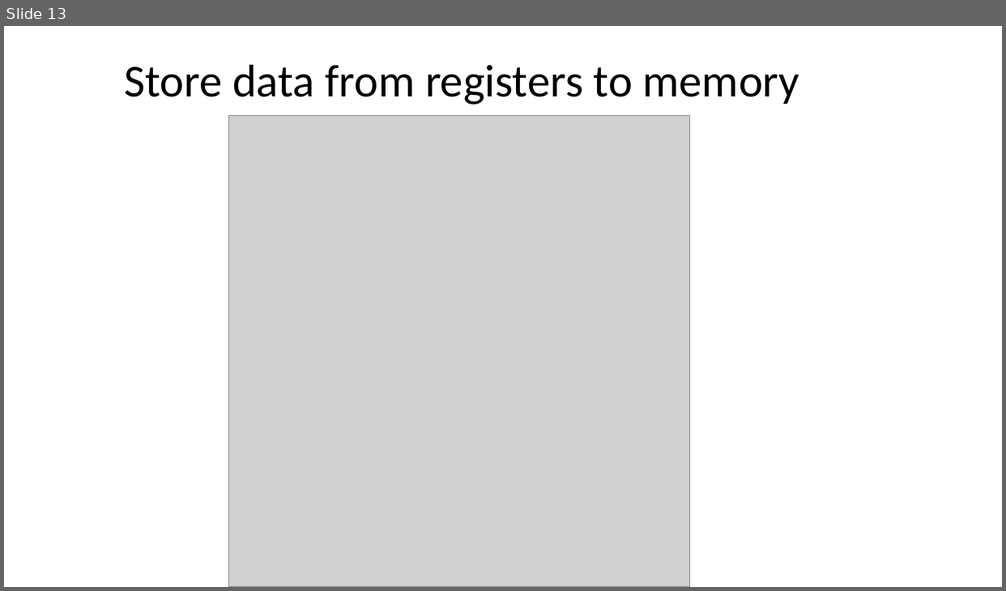
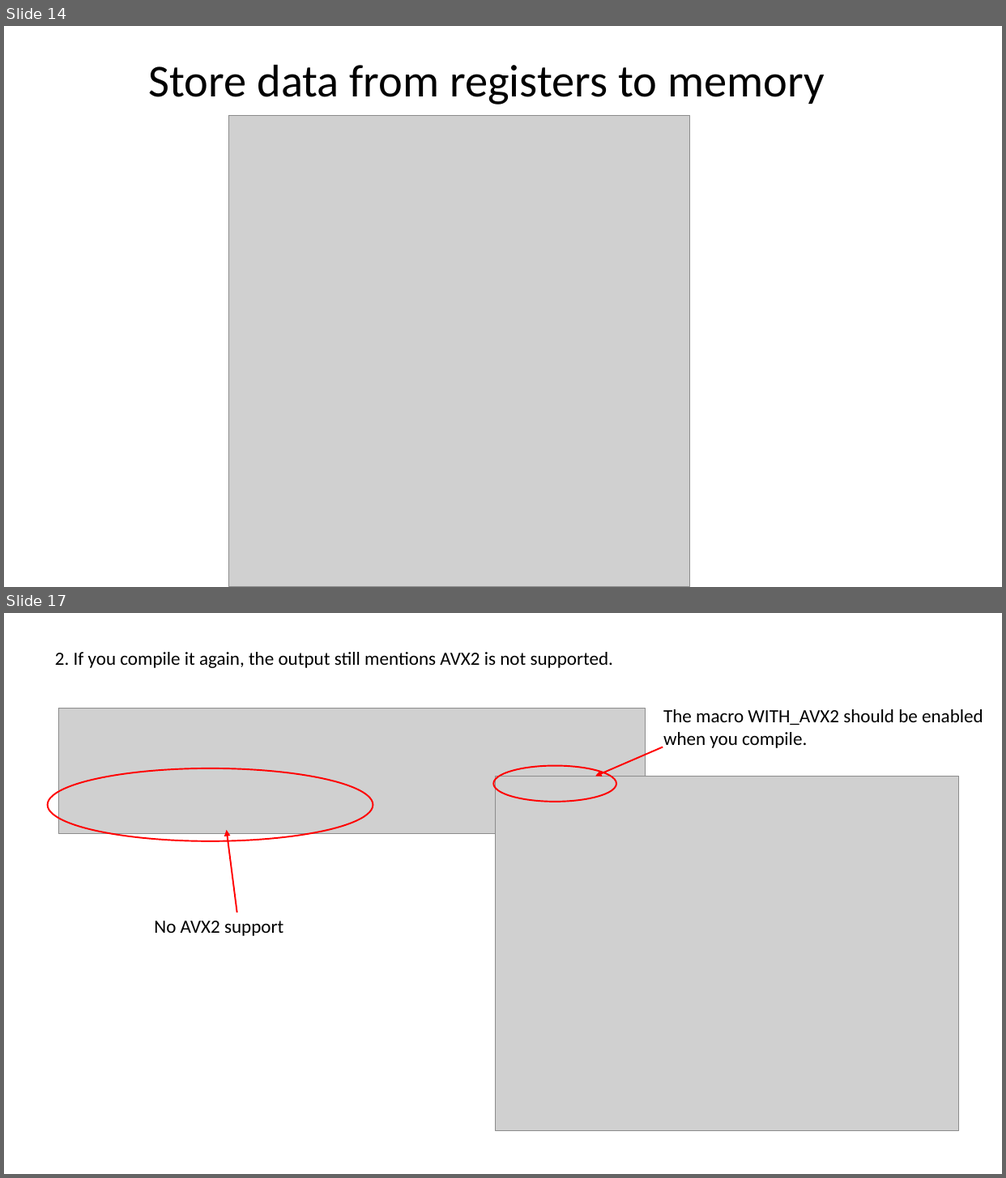
Before and after one commit to ShiqiYu/CPP, a slide deck: week08/Lab08.pptx. Shown one above the other, each under a label of ours: slide 13 before the commit, slides 14 and 17 after it; the slides between them are not shown. The pictures are 1006x591 and 1006x1178 pixels, drawn with LibreOffice and Linux fonts; fonts in the diff are those of the drawing; grey boxes stand for pictures; background and template pictures are left out. Boxes give left, top, right and bottom in pixels: in the first picture for what was removed or moved away, otherwise in the second. Text is boxed around its words. In the diff, an @@ line names an element or a change of style, - is before the commit and + after.

```diff
--- a/week08/Lab08.pptx
+++ b/week08/Lab08.pptx
@@ slide 17 added at box(4, 613, 1002, 1174), background #FFFFFF @@
@@ text added at box(55, 652, 613, 668), 18 pt, text #000000 @@
+2. If you compile it again, the output still mentions AVX2 is not supported.
@@ picture added at box(58, 708, 645, 834) @@
@@ text added at box(663, 709, 983, 748), 18 pt, text #000000 @@
+The macro WITH_AVX2 should be enabled when you compile.
@@ arrow added from (663, 747) to (595, 776), #FF0000 1.5 pt @@
@@ ellipse added at box(48, 769, 373, 841), outline #FF0000 1.5 pt @@
@@ ellipse added at box(493, 766, 616, 802), outline #FF0000 1.5 pt @@
@@ picture added at box(496, 776, 959, 1131) @@
@@ arrow added from (236, 913) to (226, 830), #FF0000 1.5 pt @@
@@ text added at box(154, 921, 283, 936), 18 pt, text #000000 @@
+No AVX2 support
@@ what was slide 13 is now slide 14 @@
@@ slide 14 changed as well @@
@@ title "Store data from registers to ...": place and size @@
-title "Store data from registers to ..." at box(124, 64, 799, 105)
+title "Store data from registers to ..." at box(149, 64, 824, 105)
```
Also in this commit, not shown: 12 other slides changed, 10 other slides added, 1 other file.
